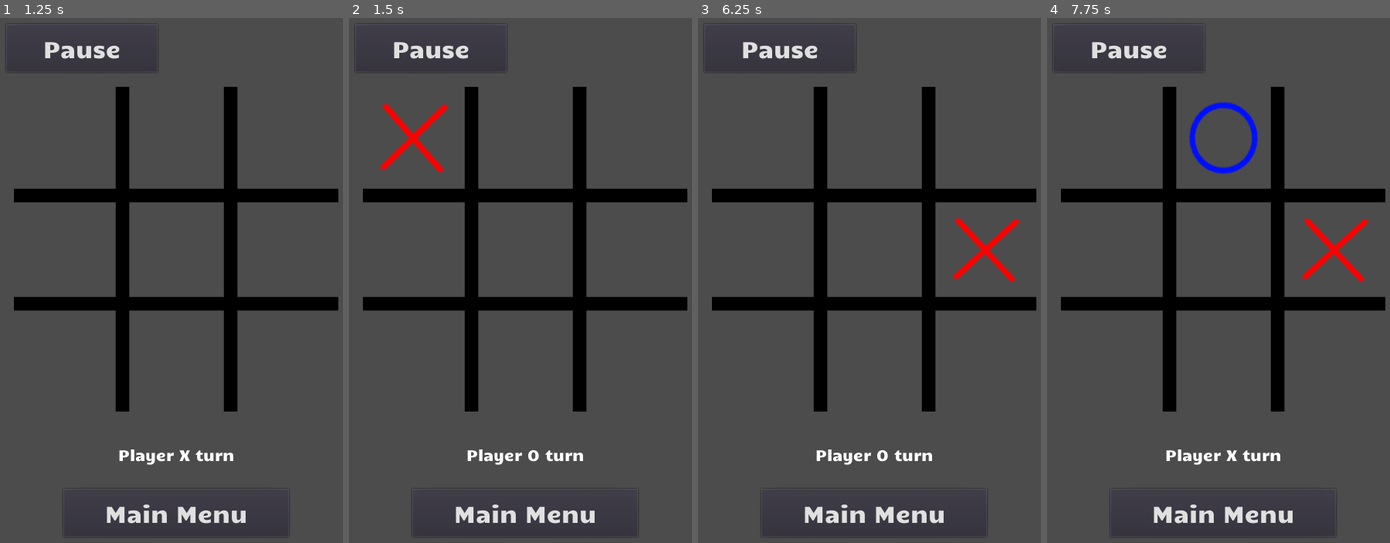
Above: before the commit, frames 1-4 (left to right).
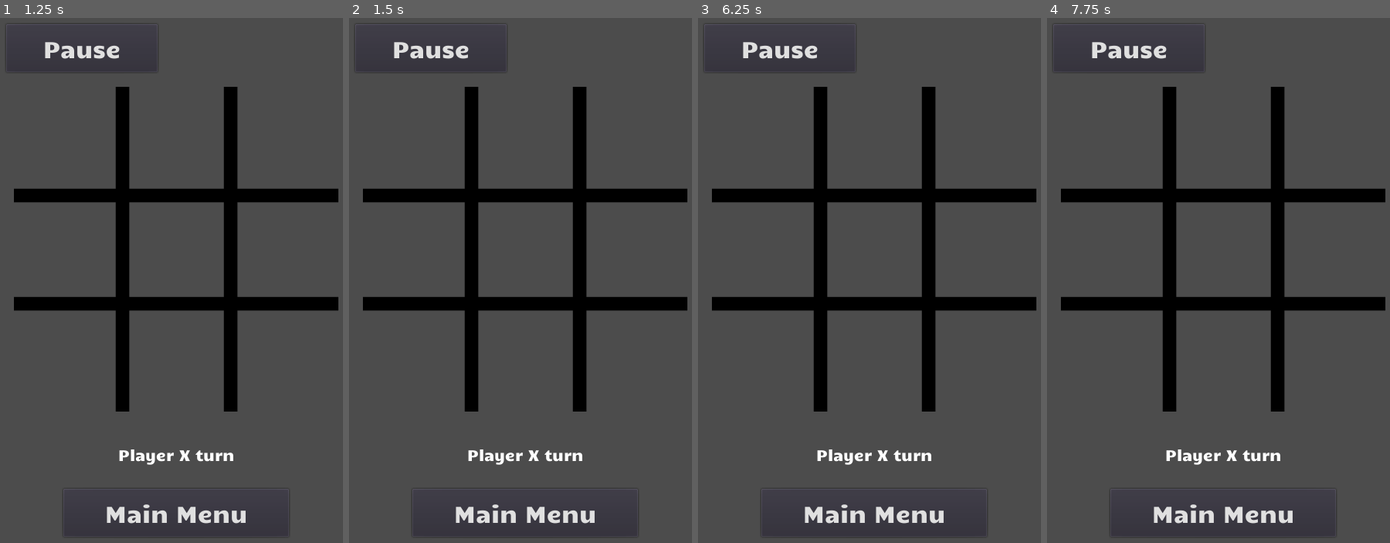
Above: after the commit, the same moments.

Repository: edd34/TicTacToe_Godot
Game: Godot game, scene res://Scenes/MainMenu.tscn
Two runs of this game, one before a commit and one after it. Both use one fixed random seed, a clock stepped at 60 frames per second and the inputs below.
Inputs (mouse positions are in pixels of both pictures, inside the frame that each line leads up to):
- Up to frame 1 (1.25 s): click "New Game" at 0.5 s
- Up to frame 2 (1.5 s): click (414, 138) at 1.27 s
- Up to frame 3 (6.25 s): click (763, 138) at 2.02 s; click (763, 138) at 2.77 s; click "Main Menu" at 3.5 s; click "New Game" at 4.25 s; click "Pause" at 5 s; move the mouse to (955, 254) at 5.77 s; click (955, 254) at 5.92 s
- Up to frame 4 (7.75 s): tap Enter at 6.5 s; move the mouse to (1149, 306) at 6.52 s; click (1149, 306) at 6.67 s; tap Space at 7.25 s; move the mouse to (1259, 159) at 7.27 s; click (1259, 159) at 7.42 s

Frame 1 is identical in both runs. In frame 2, 0.9% of the frame differs, in the area x 9-69%, y 16-86%; in frame 3, 0.9%; in frame 4, 1.4%, in the area x 41-94%, y 15-51%.
Error after the commit: Attempt to call function '_ready' in base 'null instance' on a null instance. (res://Scripts/Menu/NewGameButton.gd:20)

Commit message:
remove autoload Board.gd

Diff:
--- a/project.godot
+++ b/project.godot
@@ -16,8 +16,7 @@
 
 [autoload]
 
-global="res://Scripts/global.gd"
-Board="*res://Scripts/Board.gd"
+global="*res://Scripts/global.gd"
 
 [display]
 
